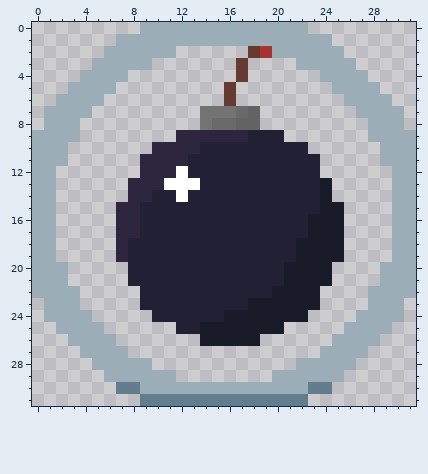
Two versions of one pixel-art sprite, Assets/Sprites/UI/Controls/PlaceBombButton.png. That is the earlier state.
The file is 32x32 pixels.
After the commit:
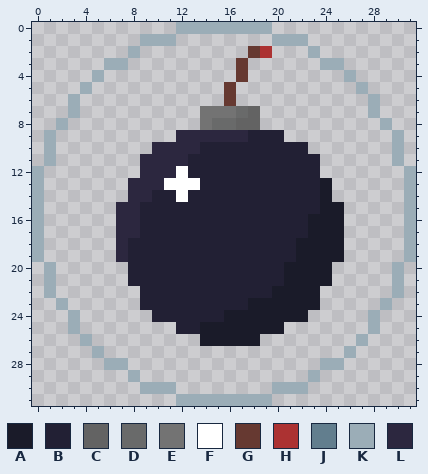
Palette (. is transparent): A #1a1b29  B #222034  C #636363  D #696a6a  E #737373  F #ffffff  G #663931  H #ac3232  J #627e8e  K #9badb7  L #2c273f
From old to new:
@@ x 0..31 @@
- 0 .........KKKKKKKKKKKKKK.........
- 1 .......KKKKKKKKKKKKKKKKKK.......
- 2 ......KKKKKK......GHKKKKKK......
- 3 .....KKKKK.......G....KKKKK.....
- 4 ....KKKK.........G......KKKK....
- 5 ...KKKK.........G........KKKK...
- 6 ..KKKK..........G.........KKKK..
- 7 .KKKK.........EEEDC........KKKK.
- 8 .KKK..........EDDCC.........KKK.
- 9 KKKK........LLLLLLBBB.......KKKK
-10 KKK.......LLLLBBBBBBBBB......KKK
-11 KKK......LLLLBBBBBBBBBBB.....KKK
-12 KK.......LLLFBBBBBBBBBBB......KK
-13 KK......LLLFFFBBBBBBBBBBA.....KK
-14 KK......LLBBFBBBBBBBBBBBA.....KK
-15 KK.....LLBBBBBBBBBBBBBBBAA....KK
-16 KK.....LLBBBBBBBBBBBBBBAAA....KK
-17 KK.....LLBBBBBBBBBBBBBBAAA....KK
-18 KK.....LBBBBBBBBBBBBBBAAAA....KK
-19 KK.....LBBBBBBBBBBBBBBAAAA....KK
-20 KKK.....BBBBBBBBBBBBBAAAA....KKK
-21 KKK.....BBBBBBBBBBBBBAAAA....KKK
-22 KKKK.....BBBBBBBBBBBAAAA....KKKK
-23 .KKK.....BBBBBBBBBAAAAAA....KKK.
-24 .KKKK.....BBBBBBAAAAAAA....KKKK.
-25 ..KKKK......BBAAAAAAA.....KKKK..
-26 ...KKKK.......AAAAA......KKKK...
-27 ....KKKK................KKKK....
-28 .....KKKKK............KKKKK.....
-29 ......KKKKKK........KKKKKK......
-30 .......JJKKKKKKKKKKKKKKJJ.......
-31 .........JJJJJJJJJJJJJJ.........
+ 0 ............KKKKKKKK............
+ 1 .........KKK........KKK.........
+ 2 ........K.........GH...K........
+ 3 ......KK.........G......KK......
+ 4 .....K...........G........K.....
+ 5 ....K...........G..........K....
+ 6 ...K............G...........K...
+ 7 ...K..........EEEDC.........K...
+ 8 ..K...........EDDCC..........K..
+ 9 .K..........LLLLLLBBB.........K.
+10 .K........LLLLBBBBBBBBB.......K.
+11 .K.......LLLLBBBBBBBBBBB......K.
+12 K........LLLFBBBBBBBBBBB.......K
+13 K.......LLLFFFBBBBBBBBBBA......K
+14 K.......LLBBFBBBBBBBBBBBA......K
+15 K......LLBBBBBBBBBBBBBBBAA.....K
+16 K......LLBBBBBBBBBBBBBBAAA.....K
+17 K......LLBBBBBBBBBBBBBBAAA.....K
+18 K......LBBBBBBBBBBBBBBAAAA.....K
+19 K......LBBBBBBBBBBBBBBAAAA.....K
+20 .K......BBBBBBBBBBBBBAAAA.....K.
+21 .K......BBBBBBBBBBBBBAAAA.....K.
+22 .K.......BBBBBBBBBBBAAAA......K.
+23 ..K......BBBBBBBBBAAAAAA.....K..
+24 ...K......BBBBBBAAAAAAA.....K...
+25 ...K........BBAAAAAAA.......K...
+26 ....K.........AAAAA........K....
+27 .....K....................K.....
+28 ......KK................KK......
+29 ........K..............K........
+30 .........KKK........KKK.........
+31 ............KKKKKKKK............
Where, in picture pixels (left, top, right, bottom), the same in both pictures:
changed: (32, 22, 416, 406)
